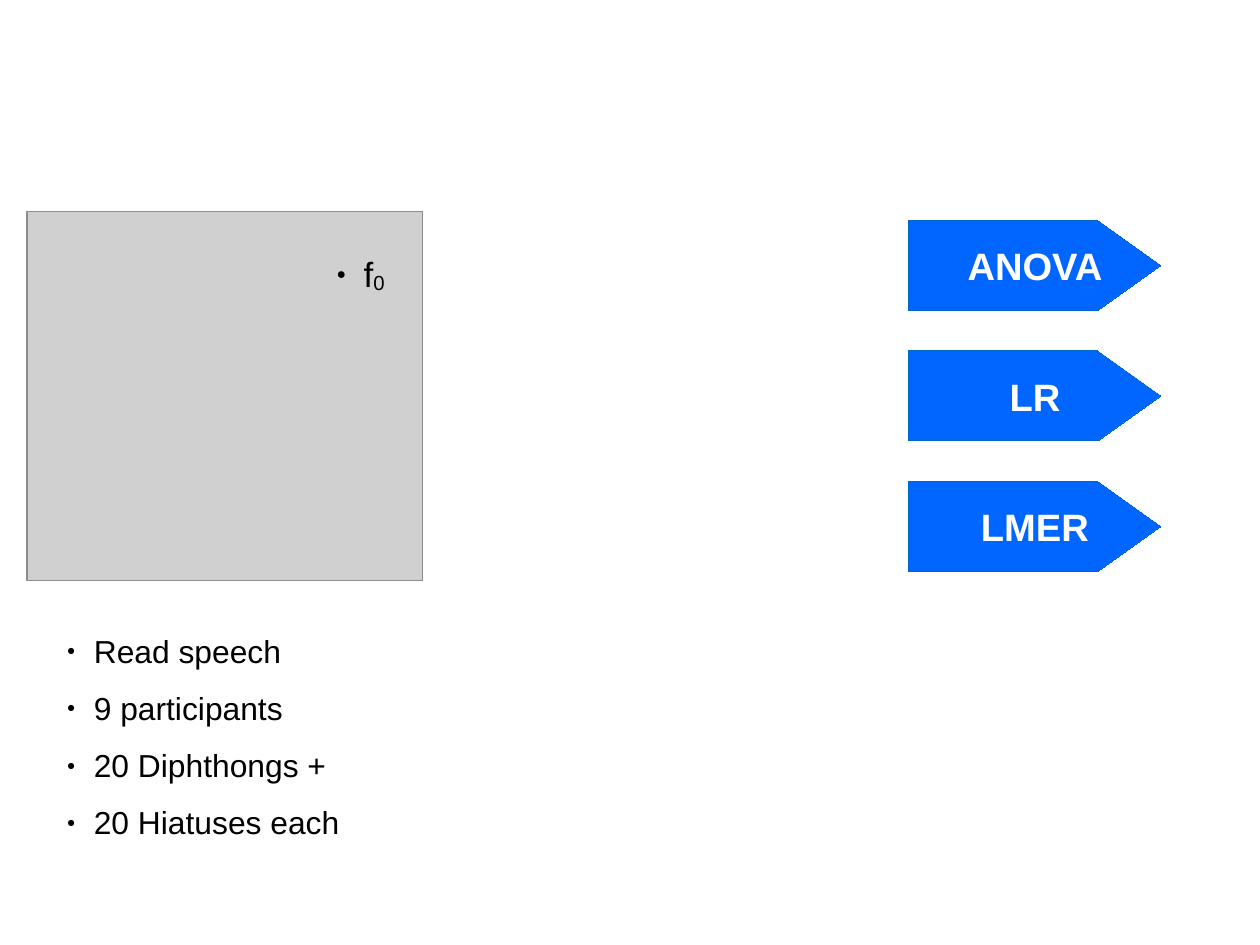
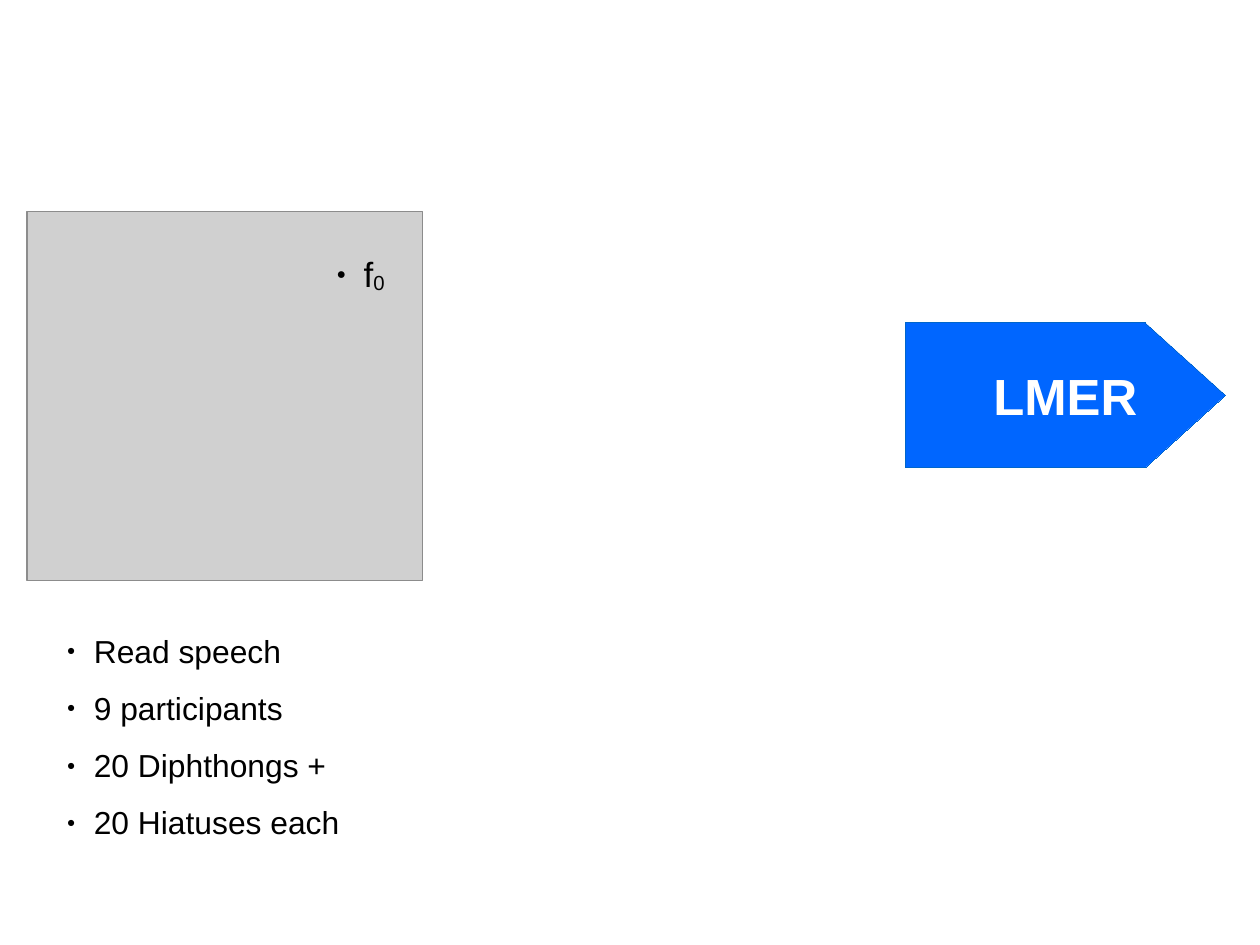
Before and after one commit to uasolo/FPCA-phonetics-workshop, a slide deck: slide 4 of presentations/FPCA-phonetics.odp. Drawn at 1260x945 pixels with LibreOffice and Linux fonts; fonts in the diff are those of the drawing; grey boxes stand for pictures. Boxes give left, top, right and bottom in pixels: in the first picture for what was removed or moved away, otherwise in the second. Text is boxed around its words. In the diff, an @@ line names an element or a change of style, - is before the commit and + after.

```diff
--- a/presentations/FPCA-phonetics.odp
+++ b/presentations/FPCA-phonetics.odp
@@ freeform shape removed at <box>909,221,1161,311</box> @@
-ANOVA
@@ freeform shape "LMER": place and size @@
-freeform shape "LMER" at <box>909,481,1161,572</box>
+freeform shape "LMER" at <box>906,324,1226,469</box>
@@ freeform shape "LMER" at <box>906,324,1226,469</box>: size 24 to 32 pt @@
@@ freeform shape removed at <box>909,351,1161,441</box> @@
-LR
```
Also in this commit, not shown: 12 other slides changed, 3 slides added, 1 slide removed, 1 other file.
